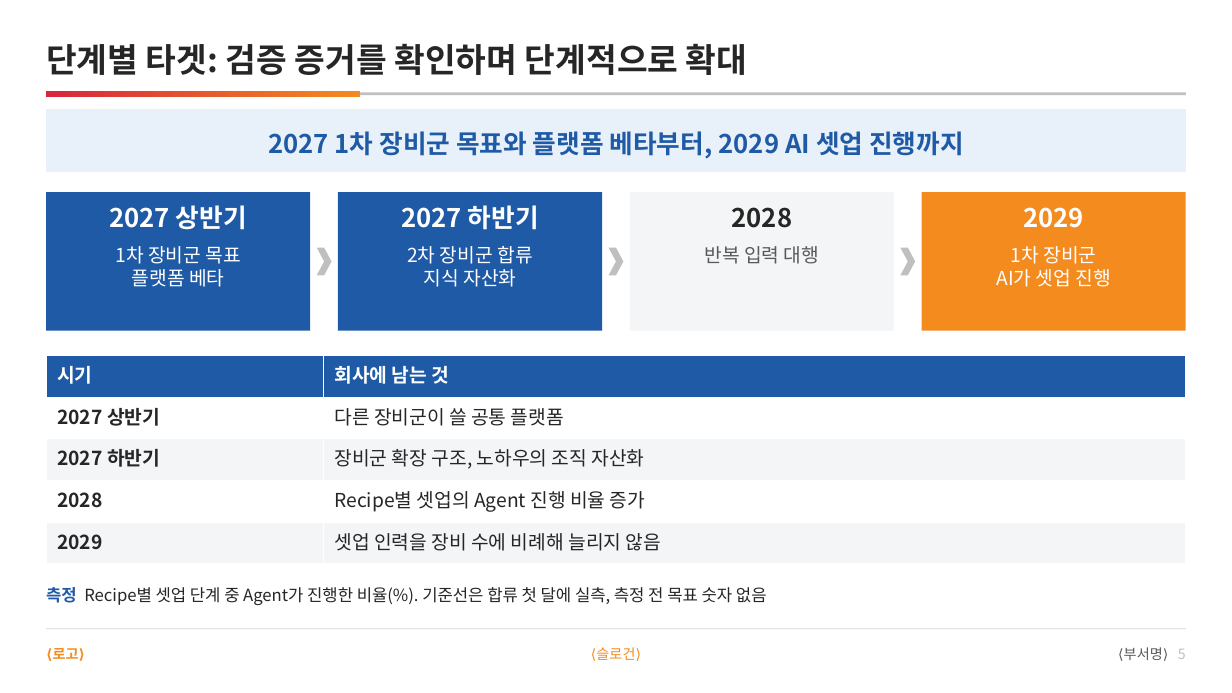
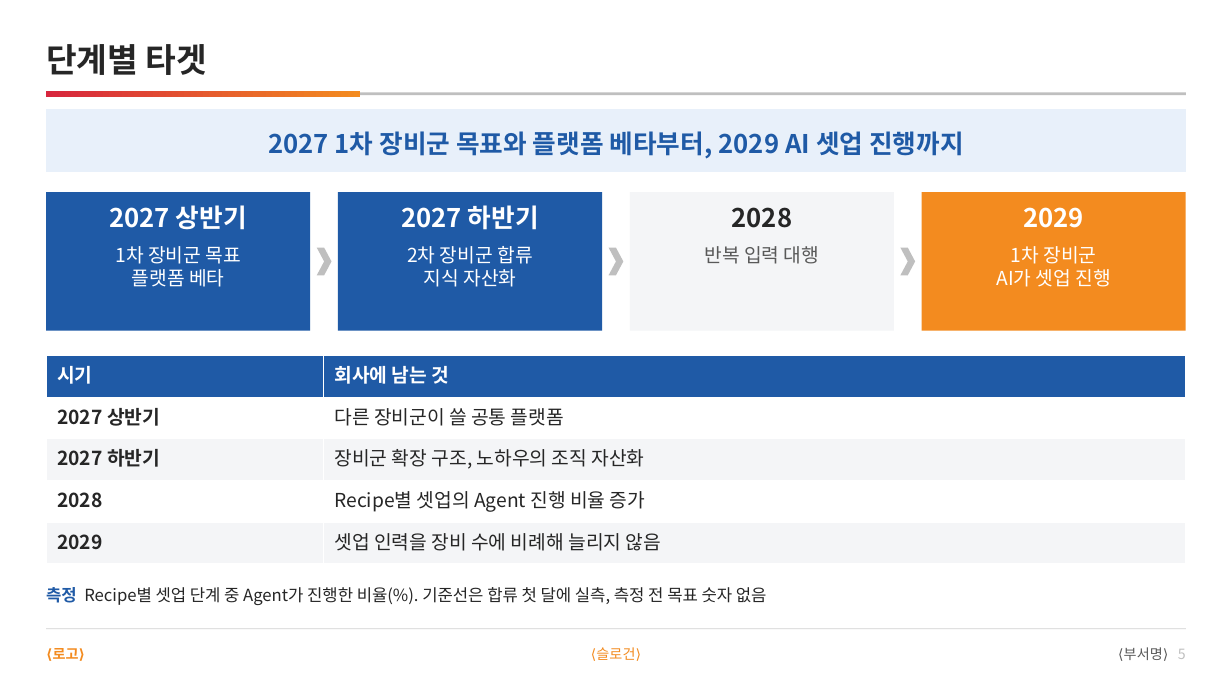
Before and after one commit to DarrenKoi/pm_notes, a slide deck: slide 5 of my-task/arc-tf/deliverables/arc-tf-exec-summary.pptx. Drawn at 1232x693 pixels with LibreOffice and Linux fonts; fonts in the diff are those of the drawing. Boxes give left, top, right and bottom in pixels: in the first picture for what was removed or moved away, otherwise in the second. Text is boxed around its words. In the diff, an @@ line names an element or a change of style, - is before the commit and + after.

```diff
--- a/my-task/arc-tf/deliverables/arc-tf-exec-summary.pptx
+++ b/my-task/arc-tf/deliverables/arc-tf-exec-summary.pptx
@@ text at (46,44,207,75): text changed @@
-단계별 타겟: 검증 증거를 확인하며 단계적으로 확대
+단계별 타겟
```
Also in this commit, not shown: 2 other slides changed, 8 other files.
